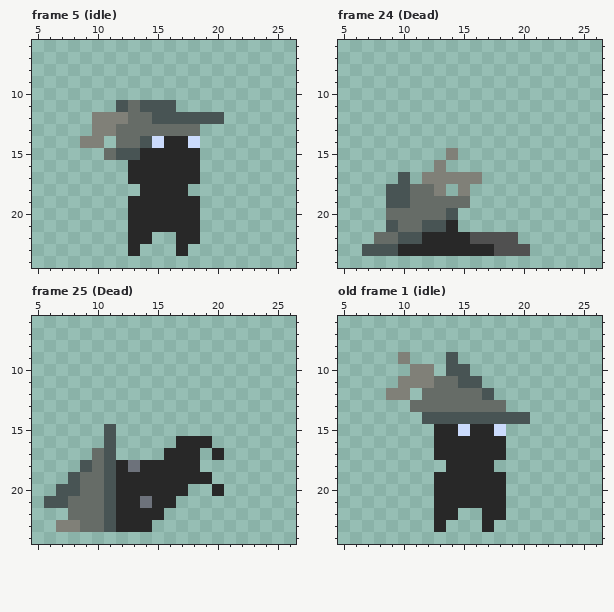
One commit to this pixel-art file: PixelEngine/res/sprites/items/armor/old_hunters_hat.aseprite. Above: the version before the commit.
32x32 pixels, 26 frames. Shown: frame 5 (idle): x 5..26, y 6..24; frame 24 (Dead): x 5..26, y 6..24; frame 25 (Dead): x 5..26, y 6..24; old frame 1 (idle): x 5..26, y 6..24. The commit also changed other frames, which this record leaves out.
After:
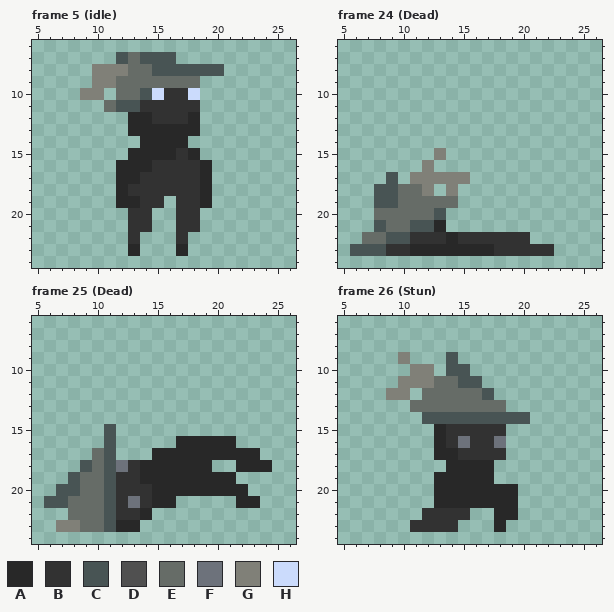
Palette (. is transparent): A #282828  B #323232  C #485454  D #505050  E #666c67  F #6d727b  G #808078  H #cbdbfc
A new or re-ordered frame is compared with the old frame closest to it.
What changed:
layer "Arms" added
frames re-ordered
Changed rows in their new state; - is an unchanged pixel.
Frame 5 (idle), layers "Arms", "Armor", "Layer 1":
first column x 9:
 7 ---CECCC----
 8 -GGGEECCCCCC
 9 -GGEEEEEEE--
10 GG-EECHBBH--
11 --E-CBBBBB--
12 -...AABBBA..
13 -...AAAAAA--
14 ..-..AA--.--
15 --..A---B---
16 ---A--BBBBA-
17 ---A-BBBBBA-
18 ---ABBBBBBA-
19 ---A-BB.BBA-
20 ----BB..BB--
21 ----BB..BB--
22 ----B.--B.--
Frame 24 (Dead), layers "Armor", "Layer 1":
first column x 6:
15 -------G.--------
16 ------G.---------
17 ---C.G----.------
18 --C-E-G.G.-------
19 --C-E----.-------
20 --E----C.--------
21 --CE-C-A.--------
22 -E-C-BBB-BBBBBB--
23 C--BB-------BBBBB
Frame 25 (Dead), layer "Layer 1":
first column x 12:
16 --------AA---
17 ---A---A-AAA-
18 FB-----A--AAA
19 BB------AA---
20 BBB---AA-AA--
21 BFB-------AA-
22 BB-.---------
23 --.----------
Frame 26 (Stun) against old frame 1 (idle), layer "Layer 1":
first column x 11:
15 ---BBBBB-
16 ---BFBBF-
17 ----BBBB-
19 -------.-
20 --------A
21 --------A
22 -BBBB-.-A
23 BBBB--.A-
Where, in picture pixels (left, top, right, bottom), the same in both pictures:
changed: (80, 52, 224, 244)
changed: (350, 148, 554, 256)
changed: (116, 436, 272, 532)
changed: (410, 424, 518, 532)
